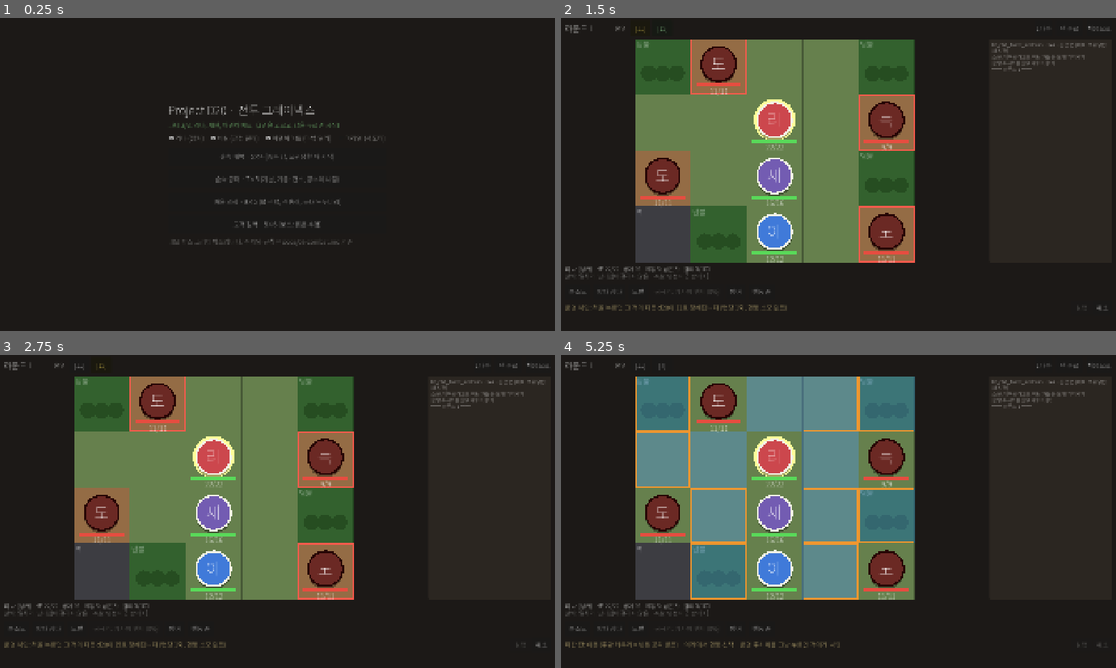
Above: before the commit, frames 1-4 (two rows, left to right).
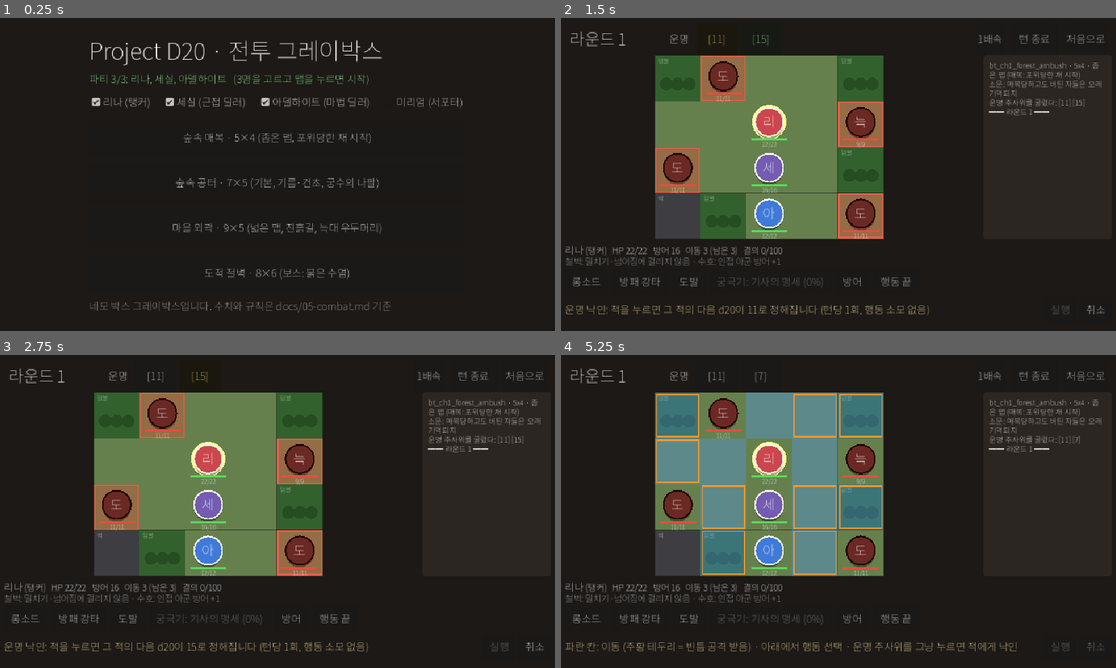
Above: after the commit, the same moments.

Repository: qruse/game
Game: Godot game, scene res://main.tscn
Two runs of this game, one before a commit and one after it. Both use one fixed random seed, a clock stepped at 60 frames per second and the inputs below.
Inputs:
- Up to frame 1 (0.25 s): no input
- Up to frame 2 (1.5 s): click "숲속 매복 · 5×4 (좁은 맵, 포위당한 채 시작)" at 0.5 s; click "[11]" at 1.25 s
- Up to frame 3 (2.75 s): click "[15]" at 2 s
- Up to frame 4 (5.25 s): click "1배속" at 2.75 s; click "2배속" at 3.5 s; click "처음으로" at 4.25 s; click "숲속 매복 · 5×4 (좁은 맵, 포위당한 채 시작)" at 5 s

The runs differ from the first frame. In frame 1, 4.7% of the frame differs, in the area x 16-84%, y 7-95%; in frame 2, 24%; in frame 3, 24%; in frame 4, 26%, in the area x 0-99%, y 2-96%.

Commit message:
Web build: compact touch/small-screen layout, Cloudflare Worker deploy setup
build_web.ps1 exports the Web preset and gzips files over 20 MB (index.wasm)
because Cloudflare static assets are limited to 25 MiB; the Worker serves
*.gz with Content-Encoding: gzip. Small or touch screens use a 960x540 base
with a narrower log and bottom panel.

Co-Authored-By: Claude Opus 5.5 <noreply@anthropic.com>

Diff:
--- a/godot/scripts/main.gd
+++ b/godot/scripts/main.gd
@@ -30,6 +30,7 @@
 var _shot := ""
 var _demo := false
 var _shot_at: Array = []
+var touch := false  # 터치 기기용 배치
 var icons := {}  # 스킬 id -> 아이콘 Texture2D (art/final/icons/skills)
 
 var menu: Control
@@ -51,9 +52,11 @@
 
 
 func _ready() -> void:
-	# 휴대폰·태블릿: 기준 화면을 줄여서 글자와 버튼을 1.5배로 키운다
-	if DisplayServer.is_touchscreen_available() or "--touch" in OS.get_cmdline_user_args():
-		get_window().content_scale_size = Vector2i(1280, 720)
+	# 휴대폰·태블릿: 기준 화면 높이를 540 으로 줄여 글자와 버튼을 2배로 키우고, 기록창과 아래 칸을 좁힌다
+	touch = DisplayServer.is_touchscreen_available() or OS.has_feature("web_android") or OS.has_feature("web_ios") \
+		or "--touch" in OS.get_cmdline_user_args() or get_window().size.y < 700
+	if touch:
+		get_window().content_scale_size = Vector2i(960, 540)
 	_setup_theme()
 	var bg := ColorRect.new()
 	bg.color = Color(0.11, 0.10, 0.09)
@@ -137,7 +140,7 @@
 		var f := SystemFont.new()
 		f.font_names = PackedStringArray(["Malgun Gothic", "맑은 고딕", "Noto Sans CJK KR", "Noto Sans KR", "Apple SD Gothic Neo", "sans-serif"])
 		th.default_font = f
-	th.default_font_size = 22
+	th.default_font_size = 18 if touch else 22
 	theme = th
 
 
@@ -155,7 +158,7 @@
 func _btn(text: String, cb: Callable) -> Button:
 	var b := Button.new()
 	b.text = text
-	b.custom_minimum_size = Vector2(0, 52)
+	b.custom_minimum_size = Vector2(0, 44 if touch else 52)
 	b.focus_mode = FOCUS_NONE
 	b.pressed.connect(cb)
 	return b
@@ -203,26 +206,28 @@
 
 	board = Board.new()
 	board.clip_contents = true
-	_place(board, 0, 0, 1, 1, 16, 72, -456, -236)
+	var log_w := 230 if touch else 440
+	var bot_h := 150 if touch else 228
+	_place(board, 0, 0, 1, 1, 8 if touch else 16, 64 if touch else 72, -(log_w + 16), -(bot_h + 8))
 	board.cell_clicked.connect(_on_cell)
 	hud.add_child(board)
 
 	log_box = RichTextLabel.new()
-	_place(log_box, 1, 0, 1, 1, -440, 72, -16, -236)
+	_place(log_box, 1, 0, 1, 1, -log_w, 64 if touch else 72, -8 if touch else -16, -(bot_h + 8))
 	log_box.scroll_following = true
-	log_box.add_theme_font_size_override("normal_font_size", 17)
+	log_box.add_theme_font_size_override("normal_font_size", 13 if touch else 17)
 	log_box.add_theme_stylebox_override("normal", _panel_style())
 	hud.add_child(log_box)
 
 	var bottom := VBoxContainer.new()
-	_place(bottom, 0, 1, 1, 1, 16, -228, -16, -8)
+	_place(bottom, 0, 1, 1, 1, 8 if touch else 16, -bot_h, -8 if touch else -16, -4)
 	hud.add_child(bottom)
 	info = RichTextLabel.new()
 	info.bbcode_enabled = true
 	info.fit_content = true
-	info.custom_minimum_size.y = 62
-	info.add_theme_font_size_override("normal_font_size", 20)
-	info.add_theme_font_size_override("bold_font_size", 22)
+	info.custom_minimum_size.y = 0 if touch else 62
+	info.add_theme_font_size_override("normal_font_size", 15 if touch else 20)
+	info.add_theme_font_size_override("bold_font_size", 17 if touch else 22)
 	bottom.add_child(info)
 	actions = HFlowContainer.new()
 	actions.add_theme_constant_override("h_separation", 8)
Not shown, changed: godot/export_presets.cfg
Not shown, added: .claude/launch.json
Not shown, changed: .gitignore
Not shown, added: tools/web/build_web.ps1
Not shown, added: tools/web/cloudflare/src/index.js
Not shown, added: tools/web/cloudflare/wrangler.jsonc
Not shown, added: tools/web/gzip_large.py
